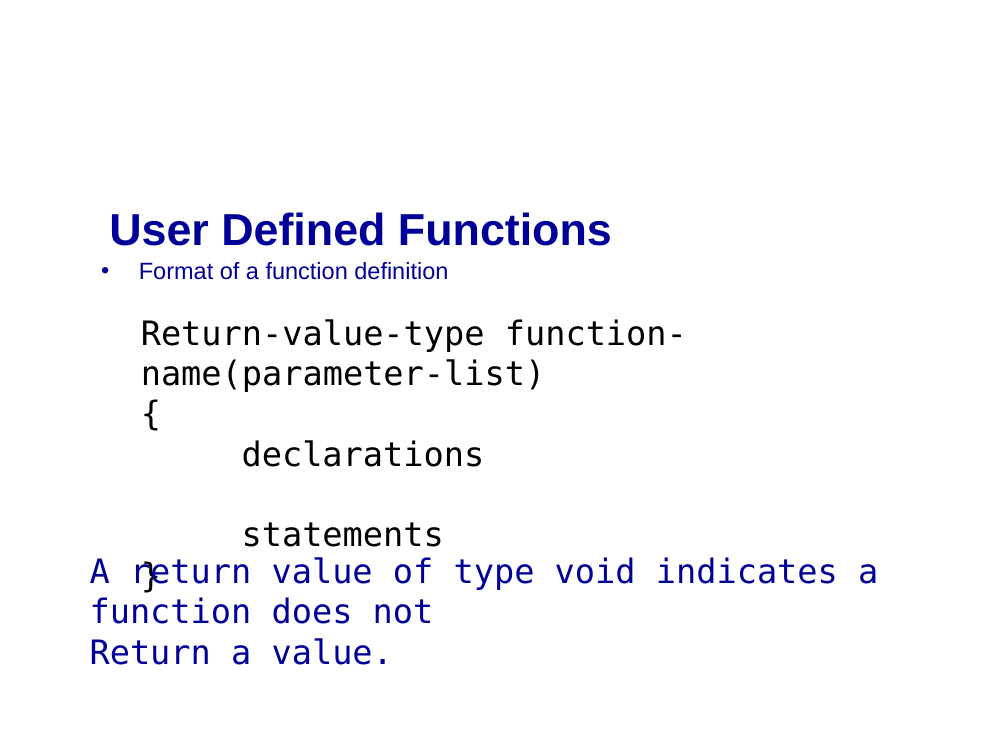
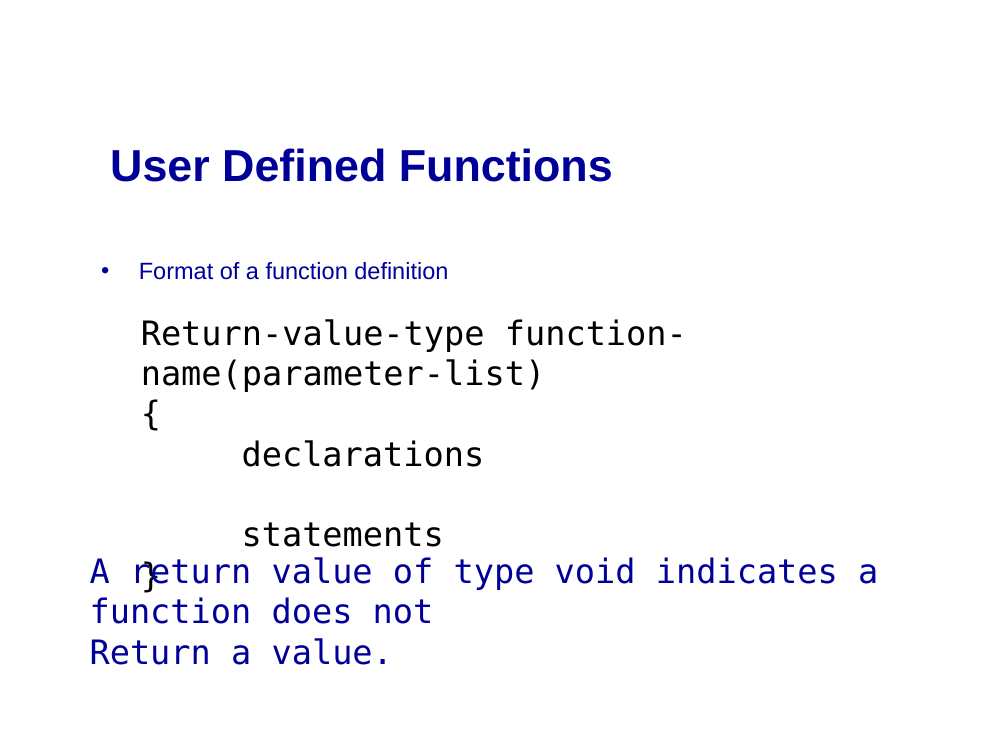
Before and after one commit to mikeg64/iome, a slide deck: slide 6 of src/examples/course/c/presentation/IntrotoC2.ppt. Drawn at 1008x756 pixels with LibreOffice and Linux fonts; fonts in the diff are those of the drawing; background and template pictures are left out. Boxes give left, top, right and bottom in pixels: in the first picture for what was removed or moved away, otherwise in the second. Text is boxed around its words. In the diff, an @@ line names an element or a change of style, - is before the commit and + after.

```diff
--- a/src/examples/course/c/presentation/IntrotoC2.ppt
+++ b/src/examples/course/c/presentation/IntrotoC2.ppt
@@ title "User Defined Functions": place and size @@
-title "User Defined Functions" at (109,212,612,246)
+title "User Defined Functions" at (110,148,613,182)
```
Also in this commit, not shown: 10 other slides changed.
